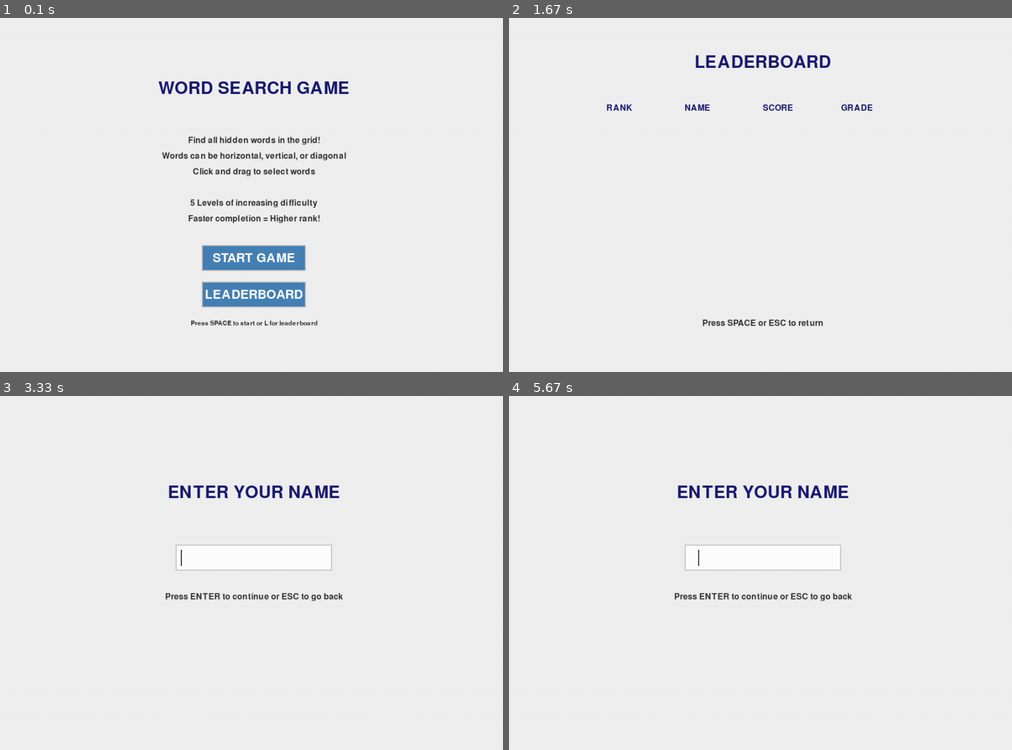
Above: before the commit, frames 1-4 (two rows, left to right).
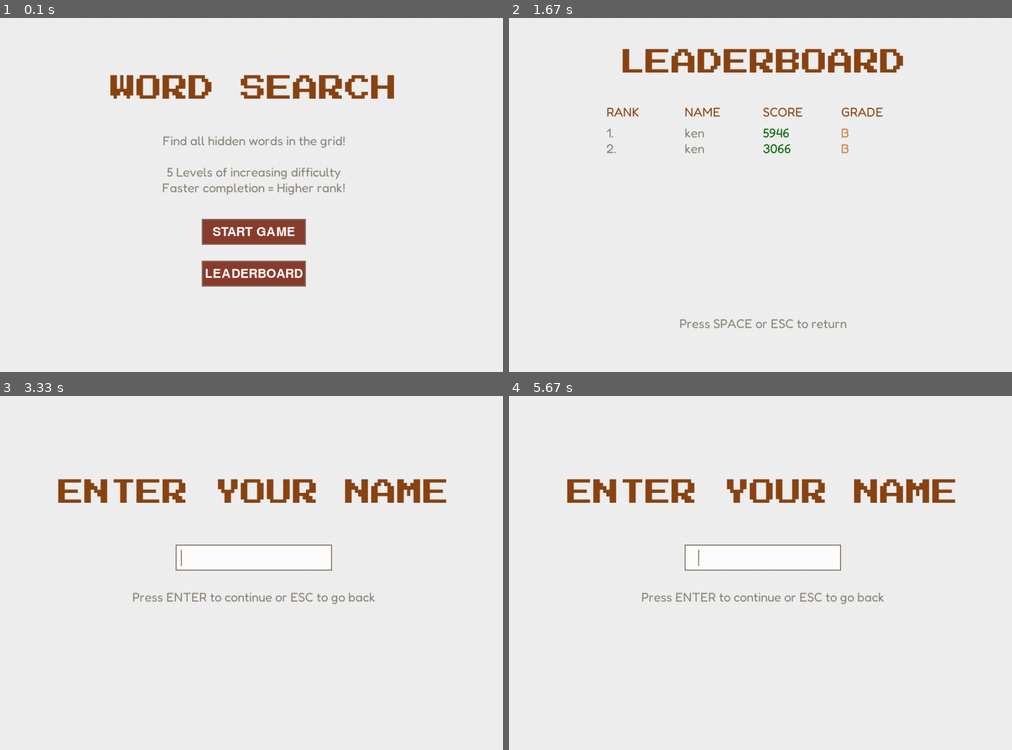
Above: after the commit, the same moments.

Repository: asilyN/WordSearchPuzzle
Game: pygame game, started from main.py
The game is run twice, just before and just after one commit, with the same random seed, the same clock (stepped at 60 frames per second) and the same inputs.
Inputs (mouse positions are in pixels of both pictures, inside the frame that each line leads up to):
- Up to frame 1 (0.1 s): no input
- Up to frame 2 (1.67 s): hold L 0.33-0.8 s; hold M 0.88-1.35 s; move the mouse to (840, 64) at 0.92 s; tap R at 1.43 s
- Up to frame 3 (3.33 s): tap Space at 2.32, 3.05 s; move the mouse to (251, 650) at 2.65 s; press the mouse at (251, 650) at 2.68 s; move the mouse to (231, 551) at 2.78 s; release the mouse at (206, 452) at 2.92 s; hold Esc from 2.98 s (still down); move the mouse to (60, 534) at 3.02 s
- Up to frame 4 (5.67 s): tap Space at 3.35, 3.6, 3.9, 5.03, 5.33, 5.58 s; release Esc at 3.45 s; hold Esc 3.53-4 s; move the mouse to (639, 696) at 3.57 s; type "ann" at 4.08 s; tap Enter at 4.42 s; move the mouse to (725, 502) at 4.63 s; click (725, 502) at 4.68 s; hold Esc 4.97-5.43 s; move the mouse to (579, 689) at 5.55 s

The runs differ from the first frame. In frame 1, 9.5% of the frame differs, in the area x 21-79%, y 16-87%; in frame 2, 3.9%; in frame 3, 3.9%; in frame 4, 3.9%.

Commit message:
UPDATED:
- Integrated background music and sound effects into the WordSearchGame class.
- Added controls for music playback (pause/unpause and restart) using keyboard inputs.
- Implemented incorrect selection feedback with sound effects and visual cues.
- Updated UI colors and fonts for improved aesthetics.

Diff:
--- a/game.py
+++ b/game.py
@@ -26,6 +26,21 @@
         self.ui = UI(screen)
         self.leaderboard = Leaderboard()
 
+        # Initialize pygame mixer for sound
+        pygame.mixer.init()
+        self.background_music = "sounds/442911__scicodedev__calm_happy_rpgtownbackground.mp3"
+        pygame.mixer.music.load(self.background_music)
+        pygame.mixer.music.set_volume(0.5)  # Set volume to 50%
+        pygame.mixer.music.play(-1)  # -1 means loop indefinitely
+
+        # Load sound effects
+        self.wrong_sound = pygame.mixer.Sound("sounds/325443__troym1__wrong.mp3")
+        self.wrong_sound.set_volume(0.7)  # Set volume to 70%
+        self.click_sound = pygame.mixer.Sound("sounds/170928__zeditez__mouse-click (mp3cut.net).wav")
+        self.click_sound.set_volume(0.5)  # Set volume to 50%
+        self.correct_sound = pygame.mixer.Sound("sounds/335908__littlerainyseasons__correct.mp3")
+        self.correct_sound.set_volume(0.7)  # Set volume to 70%
+
         # Game variables
         self.player_name = ""
         self.current_level = 1
@@ -33,7 +48,9 @@
         self.grid = None
         self.start_time = 0
         self.total_score = 0
-        self.level_scores = []
+        self.level_scores = [] # Stores individual scores for each level
+        self.level_completion_times = [] # Stores completion times for each level
+        self.current_level_completion_time_for_display = 0 # Added for pausing timer display
 
         # Selection variables
         self.selecting = False
@@ -52,6 +69,18 @@
 
     def handle_event(self, event):
         """Handle pygame events based on current game state"""
+        if event.type == pygame.KEYDOWN:
+            # Add music control with 'M' key
+            if event.key == pygame.K_m:
+                if pygame.mixer.music.get_busy():
+                    pygame.mixer.music.pause()
+                else:
+                    pygame.mixer.music.unpause()
+            # Add music restart with 'R' key
+            elif event.key == pygame.K_r:
+                pygame.mixer.music.stop()
+                pygame.mixer.music.play(-1)
+
         if self.state == GameState.START_SCREEN:
             self._handle_start_screen_event(event)
         elif self.state == GameState.NAME_INPUT:
@@ -69,24 +98,30 @@
         """Handle events on the start screen"""
         if event.type == pygame.KEYDOWN:
             if event.key == pygame.K_SPACE:
+                self.click_sound.play()
                 self.state = GameState.NAME_INPUT
             elif event.key == pygame.K_l:
+                self.click_sound.play()
                 self.state = GameState.LEADERBOARD
         elif event.type == pygame.MOUSEBUTTONDOWN:
             mouse_pos = pygame.mouse.get_pos()
             if self.ui.is_button_clicked(mouse_pos, "start"):
+                self.click_sound.play()
                 self.state = GameState.NAME_INPUT
             elif self.ui.is_button_clicked(mouse_pos, "leaderboard"):
+                self.click_sound.play()
                 self.state = GameState.LEADERBOARD
 
     def _handle_name_input_event(self, event):
         """Handle name input events"""
         if event.type == pygame.KEYDOWN:
             if event.key == pygame.K_RETURN and self.player_name.strip():
+                self.click_sound.play()
                 self._start_level(1)
             elif event.key == pygame.K_BACKSPACE:
                 self.player_name = self.player_name[:-1]
             elif event.key == pygame.K_ESCAPE:
+                self.click_sound.play()
                 self.state = GameState.START_SCREEN
             elif event.unicode.isprintable() and len(self.player_name) < 20:
                 self.player_name += event.unicode
@@ -95,12 +130,16 @@
         """Handle gameplay events"""
         if event.type == pygame.MOUSEBUTTONDOWN:
             if event.button == 1:  # Left click
+                self.click_sound.play()
                 mouse_pos = pygame.mouse.get_pos()
                 grid_pos = self.ui.screen_to_grid(mouse_pos)
-                if grid_pos:
-                    self.selecting = True
-                    self.selection_start = grid_pos
-                    self.selection_end = grid_pos
+                # Ensure clicks outside the grid are ignored
+                if grid_pos is None:
+                    return
+
+                self.selecting = True
+                self.selection_start = grid_pos
+                self.selection_end = grid_pos
 
         elif event.type == pygame.MOUSEBUTTONUP:
             if event.button == 1 and self.selecting:
@@ -115,6 +154,8 @@
 
         elif event.type == pygame.KEYDOWN:
             if event.key == pygame.K_ESCAPE:
+                self.click_sound.play()
+                self._save_current_progress_if_any() # Save progress before resetting
                 self.state = GameState.START_SCREEN
                 self._reset_game()
 
@@ -122,11 +163,14 @@
         """Handle level completion events"""
         if event.type == pygame.KEYDOWN:
             if event.key == pygame.K_SPACE:
+                self.click_sound.play()
                 if self.current_level < self.max_level:
                     self._start_level(self.current_level + 1)
                 else:
                     self._complete_game()
             elif event.key == pygame.K_ESCAPE:
+                self.click_sound.play()
+                self._save_current_progress_if_any() # Save progress before resetting
                 self.state = GameState.START_SCREEN
                 self._reset_game()
 
@@ -134,15 +178,18 @@
         """Handle game completion events"""
         if event.type == pygame.KEYDOWN:
             if event.key == pygame.K_SPACE:
+                self.click_sound.play()
                 self.state = GameState.START_SCREEN
                 self._reset_game()
             elif event.key == pygame.K_l:
+                self.click_sound.play()
                 self.state = GameState.LEADERBOARD
 
     def _handle_leaderboard_event(self, event):
         """Handle leaderboard events"""
         if event.type == pygame.KEYDOWN:
             if event.key == pygame.K_ESCAPE or event.key == pygame.K_SPACE:
+                self.click_sound.play()
                 self.state = GameState.START_SCREEN
 
     def _start_level(self, level):
@@ -164,6 +211,10 @@
         self.selection_end = None
         self.start_time = time.time()
 
+        # Ensure background music is playing
+        if not pygame.mixer.music.get_busy():
+            pygame.mixer.music.play(-1)
+
         self.state = GameState.PLAYING
 
     def _check_word_selection(self):
@@ -181,20 +232,33 @@
             return
 
         selected_word = ""
+        # Validate positions before accessing the grid
         for pos in selected_positions:
             row, col = pos
+            if not (0 <= row < self.grid.size and 0 <= col < self.grid.size):
+                return  # Ignore invalid selections
             selected_word += self.grid.grid[row][col]
 
         # Check if this word exists in the grid (forward or backward)
         if self.grid.is_word_at_positions(selected_positions):
             word = selected_word.upper()
             if word not in self.found_words:
+                self.correct_sound.play()  # Play correct sound when word is found
                 self.found_words.add(word)
                 self.grid.mark_word_found(selected_positions)
 
                 # Check if level is complete
                 if len(self.found_words) >= len(self.grid.placed_words):
                     self._complete_level()
+        else:
+            # Play wrong sound effect and mark cells red for incorrect answer
+            if self.selection_start and self.selection_end:
+                self.wrong_sound.play()
+                self.grid.mark_word_incorrect(selected_positions)
+
+        # Clear the selection after checking
+        self.selection_start = None
+        self.selection_end = None
 
     def _get_selection_path(self):
         """Get the path of positions from selection start to end"""
@@ -232,20 +296,41 @@
 
     def _complete_level(self):
         """Handle level completion"""
-        completion_time = time.time() - self.start_time
-        level_score = self._calculate_score(completion_time)
+        actual_completion_time = time.time() - self.start_time # Capture actual time
+        self.current_level_completion_time_for_display = actual_completion_time # Store for display
+
+        level_score = self._calculate_score(actual_completion_time) # Use actual time for score
         self.level_scores.append(level_score)
+        self.level_completion_times.append(actual_completion_time) # Store completion time
         self.total_score += level_score
+
+        # Leaderboard saving is now handled by _complete_game or when quitting
 
         self.state = GameState.LEVEL_COMPLETE
 
     def _complete_game(self):
         """Handle game completion"""
-        # Save score to leaderboard
-        rank = self._get_rank(sum(self.level_scores) / len(self.level_scores))
-        self.leaderboard.add_score(self.player_name, self.total_score, rank)
+        # Calculate final rank based on average completion time for all levels
+        avg_time = float('inf')
+        if self.level_completion_times:
+            avg_time = sum(self.level_completion_times) / len(self.level_completion_times)
+        rank = self._get_rank(avg_time)
+
+        # Save final score to leaderboard (leaderboard handles sorting/duplicates)
+        if self.player_name.strip():
+            self.leaderboard.add_score(self.player_name, self.total_score, rank)
 
         self.state = GameState.GAME_COMPLETE
+
+    def _save_current_progress_if_any(self):
+        """Saves the current game progress to the leaderboard if applicable."""
+        if self.player_name.strip() and self.level_completion_times:
+            # Calculate current rank based on average completion time so far
+            current_avg_time = sum(self.level_completion_times) / len(self.level_completion_times)
+            current_rank = self._get_rank(current_avg_time)
+
+            # Add current progress to leaderboard
+            self.leaderboard.add_score(self.player_name, self.total_score, current_rank)
 
     def _calculate_score(self, completion_time):
         """Calculate score based on completion time"""
@@ -254,14 +339,33 @@
         return max(int(base_score - time_penalty), 200)  # Minimum score of 200
 
     def _get_rank(self, avg_time):
-        """Get rank based on average completion time"""
-        if avg_time < 30:
+        """Get rank based on average completion time and current level"""
+        # Base time thresholds for each rank
+        base_thresholds = {
+            "S": 30,
+            "A": 60,
+            "B": 90,
+            "C": 120
+        }
+
+        # Adjust thresholds based on level (higher level = stricter time requirements)
+        level_multiplier = 1.0 - (self.current_level - 1) * 0.1  # Each level reduces time by 10%
+        level_multiplier = max(0.5, level_multiplier)  # Minimum multiplier of 0.5
+
+        # Calculate adjusted thresholds
+        adjusted_thresholds = {
+            rank: threshold * level_multiplier
+            for rank, threshold in base_thresholds.items()
+        }
+
+        # Determine rank based on adjusted thresholds
+        if avg_time < adjusted_thresholds["S"]:
             return "S"
-        elif avg_time < 60:
+        elif avg_time < adjusted_thresholds["A"]:
             return "A"
-        elif avg_time < 90:
+        elif avg_time < adjusted_thresholds["B"]:
             return "B"
-        elif avg_time < 120:
+        elif avg_time < adjusted_thresholds["C"]:
             return "C"
         else:
             return "D"
@@ -272,8 +376,13 @@
         self.current_level = 1
         self.total_score = 0
         self.level_scores = []
+        self.level_completion_times = [] # Reset completion times
         self.grid = None
         self.found_words = set()
+
+        # Restart background music
+        pygame.mixer.music.stop()
+        pygame.mixer.music.play(-1)
 
     def update(self):
         """Update game state"""
@@ -294,9 +403,9 @@
                 self.selection_end, self.current_level, current_time
             )
         elif self.state == GameState.LEVEL_COMPLETE:
-            completion_time = time.time() - self.start_time
+            # Use the stored completion time for display
             score = self.level_scores[-1] if self.level_scores else 0
-            self.ui.draw_level_complete(self.current_level, completion_time, score)
+            self.ui.draw_level_complete(self.current_level, self.current_level_completion_time_for_display, score)
         elif self.state == GameState.GAME_COMPLETE:
             avg_time = sum(self.level_scores) / len(self.level_scores) if self.level_scores else 0
             rank = self._get_rank(avg_time)
--- a/grid.py
+++ b/grid.py
@@ -3,6 +3,7 @@
 """
 
 import random
+import time
 from rabin_karp import RabinKarp
 
 class WordGrid:
@@ -14,6 +15,7 @@
         self.placed_words = []
         self.word_positions = {}  # Maps word to list of positions
         self.found_positions = set()  # Positions of found words
+        self.incorrect_positions = {}  # Maps positions to their timestamp
         self.rabin_karp = RabinKarp()
 
         # Direction vectors for word placement
@@ -222,3 +224,39 @@
     def get_word_list(self):
         """Get list of words to find"""
         return self.placed_words.copy()
+
+    def is_valid_selection(self, selected_cells):
+        """Check if the selected cells form a valid word"""
+        # Extract letters from selected cells
+        word = ''
+        for row, col in selected_cells:
+            if 0 <= row < self.size and 0 <= col < self.size:  # Ensure coordinates are within bounds
+                word += self.grid[row][col]
+            else:
+                return False  # Invalid selection if any cell is out of bounds
+
+        # Check if the word exists in the placed words
+        return word in self.placed_words
+
+    def mark_word_incorrect(self, positions):
+        """Mark positions as incorrect with current timestamp"""
+        current_time = time.time()
+        for pos in positions:
+            self.incorrect_positions[pos] = current_time
+
+    def is_position_incorrect(self, row, col):
+        """Check if a position is part of an incorrect selection and clear old ones"""
+        current_time = time.time()
+        pos = (row, col)
+
+        # Clear old incorrect positions (older than 500ms)
+        positions_to_remove = []
+        for position, timestamp in self.incorrect_positions.items():
+            if current_time - timestamp > 0.5:  # 500ms = 0.5 seconds
+                positions_to_remove.append(position)
+
+        # Remove old positions
+        for position in positions_to_remove:
+            del self.incorrect_positions[position]
+
+        return pos in self.incorrect_positions
--- /dev/null
+++ b/scores.txt
@@ -0,0 +1,14 @@
+[
+  {
+    "name": "ken",
+    "score": 5946,
+    "rank": "B",
+    "date": "2025-06-03 04:26:24"
+  },
+  {
+    "name": "ken",
+    "score": 3066,
+    "rank": "B",
+    "date": "2025-06-03 04:17:10"
+  }
+]
--- a/test_pygame.py
+++ /dev/null
@@ -1,38 +0,0 @@
-import pygame
-import sys
-
-def test_pygame():
-    """Simple test to check if pygame works"""
-    try:
-        pygame.init()
-        screen = pygame.display.set_mode((800, 600))
-        pygame.display.set_caption("Test Window")
-
-        clock = pygame.time.Clock()
-        running = True
-
-        while running:
-            for event in pygame.event.get():
-                if event.type == pygame.QUIT:
-                    running = False
-
-            screen.fill((100, 150, 200))
-
-            # Draw a simple test message
-            font = pygame.font.Font(None, 36)
-            text = font.render("Pygame Test - Press ESC to close", True, (255, 255, 255))
-            text_rect = text.get_rect(center=(400, 300))
-            screen.blit(text, text_rect)
-
-            pygame.display.flip()
-            clock.tick(60)
-
-        pygame.quit()
-        print("Pygame test completed successfully")
-
-    except Exception as e:
-        print(f"Pygame test failed: {e}")
-        sys.exit(1)
-
-if __name__ == "__main__":
-    test_pygame()
--- a/ui.py
+++ b/ui.py
@@ -13,26 +13,27 @@
 
         # Colors
         self.colors = {
-            'background': (240, 240, 240),
+            'background': (255,255,255),
             'grid_bg': (255, 255, 255),
-            'grid_border': (200, 200, 200),
-            'letter': (50, 50, 50),
-            'found_word': (144, 238, 144),
-            'selection': (173, 216, 230),
-            'button': (70, 130, 180),
+            'grid_border': (139, 125, 107, 255),
+            'letter': (139, 69, 19, 255),
+            'found_word': (205, 149, 12, 255),
+            'selection':  (255, 211, 155, 255),
+            'button': (139, 62, 47, 255),
             'button_hover': (100, 149, 237),
-            'text': (50, 50, 50),
-            'title': (25, 25, 112),
-            'score': (0, 100, 0)
+            'text': (139, 131, 120, 255),
+            'title': (139, 69, 19, 255),
+            'score': (0, 100, 0),
+            'incorrect': (255, 64, 64, 255)
         }
 
         # Fonts
         pygame.font.init()
         self.fonts = {
-            'title': pygame.font.Font(None, 48),
+            'title': pygame.font.Font('fonts/PressStart2P-Regular.ttf', 50), # Changed to use Fredoka font
             'large': pygame.font.Font(None, 36),
-            'medium': pygame.font.Font(None, 24),
-            'small': pygame.font.Font(None, 18)
+            'medium': pygame.font.Font('fonts/Fredoka-Regular.ttf', 24),
+            'small': pygame.font.Font(None, 24)
         }
 
         # Grid display settings
@@ -44,18 +45,18 @@
         self.button_width = 200
         self.button_height = 50
 
+        self.incorrect_selections = []  # Track incorrect selections with expiration times
+
     def draw_start_screen(self):
         """Draw the start screen"""
         # Title
-        title_text = self.fonts['title'].render("WORD SEARCH GAME", True, self.colors['title'])
+        title_text = self.fonts['title'].render("WORD SEARCH", True, self.colors['title'])
         title_rect = title_text.get_rect(center=(self.width // 2, 150))
         self.screen.blit(title_text, title_rect)
 
         # Instructions
         instructions = [
             "Find all hidden words in the grid!",
-            "Words can be horizontal, vertical, or diagonal",
-            "Click and drag to select words",
             "",
             "5 Levels of increasing difficulty",
             "Faster completion = Higher rank!"
@@ -69,7 +70,7 @@
         # Start button
         start_button_rect = pygame.Rect(
             self.width // 2 - self.button_width // 2,
-            450,
+            400,
             self.button_width,
             self.button_height
         )
@@ -83,7 +84,7 @@
         # Leaderboard button
         leaderboard_button_rect = pygame.Rect(
             self.width // 2 - self.button_width // 2,
-            520,
+            480,
             self.button_width,
             self.button_height
         )
@@ -94,10 +95,6 @@
         leaderboard_text_rect = leaderboard_text.get_rect(center=leaderboard_button_rect.center)
         self.screen.blit(leaderboard_text, leaderboard_text_rect)
 
-        # Controls
-        controls_text = self.fonts['small'].render("Press SPACE to start or L for leaderboard", True, self.colors['text'])
-        controls_rect = controls_text.get_rect(center=(self.width // 2, 600))
-        self.screen.blit(controls_text, controls_rect)
 
     def draw_name_input(self, name):
         """Draw the name input screen"""
@@ -157,7 +154,7 @@
         self.screen.blit(instruction_text, (20, self.height - 30))
 
     def _draw_grid(self, grid, selection_start, selection_end):
-        """Draw the word search grid"""
+        """Draw the word search grid without selection highlighting"""
         grid_size = grid.size
         total_grid_width = grid_size * self.cell_size
         total_grid_height = grid_size * self.cell_size
@@ -170,9 +167,10 @@
         self.grid_start_x = start_x
         self.grid_start_y = start_y
 
-        # Draw selection highlight
+        # Get selected cells if there's a selection
+        selected_cells = []
         if selection_start and selection_end:
-            self._draw_selection_highlight(selection_start, selection_end, start_x, start_y)
+            selected_cells = self._get_selected_cells(selection_start, selection_end)
 
         # Draw grid cells
         for row in range(grid_size):
@@ -186,6 +184,10 @@
                 # Color based on state
                 if grid.is_position_found(row, col):
                     color = self.colors['found_word']
+                elif grid.is_position_incorrect(row, col):
+                    color = self.colors['incorrect']
+                elif (row, col) in selected_cells:
+                    color = self.colors['selection']
                 else:
                     color = self.colors['grid_bg']
 
@@ -199,57 +201,40 @@
                     letter_rect = letter_text.get_rect(center=cell_rect.center)
                     self.screen.blit(letter_text, letter_rect)
 
-    def _draw_selection_highlight(self, start, end, grid_start_x, grid_start_y):
-        """Draw highlight for current selection"""
-        if not (start and end):
-            return
-
-        # Calculate path
-        start_row, start_col = start
-        end_row, end_col = end
-
-        # Highlight selection path
-        positions = self._get_selection_positions(start, end)
-        for row, col in positions:
-            x = grid_start_x + col * self.cell_size
-            y = grid_start_y + row * self.cell_size
-            cell_rect = pygame.Rect(x, y, self.cell_size, self.cell_size)
-
-            # Draw selection overlay
-            overlay = pygame.Surface((self.cell_size, self.cell_size))
-            overlay.set_alpha(100)
-            overlay.fill(self.colors['selection'])
-            self.screen.blit(overlay, (x, y))
-
-    def _get_selection_positions(self, start, end):
-        """Get all positions in the selection path"""
-        positions = []
-        start_row, start_col = start
-        end_row, end_col = end
-
-        row_diff = end_row - start_row
-        col_diff = end_col - start_col
-
-        # Calculate steps
-        steps = max(abs(row_diff), abs(col_diff))
-
-        if steps == 0:
-            return [start]
-
-        row_step = 0 if row_diff == 0 else (1 if row_diff > 0 else -1)
-        col_step = 0 if col_diff == 0 else (1 if col_diff > 0 else -1)
-
-        for i in range(steps + 1):
-            row = start_row + i * row_step
-            col = start_col + i * col_step
-            positions.append((row, col))
-
-        return positions
+    def _get_selected_cells(self, start_pos, end_pos):
+        """Calculate all cells between start and end positions for highlighting"""
+        start_row, start_col = start_pos
+        end_row, end_col = end_pos
+
+        selected_cells = []
+
+        # Determine direction of selection
+        row_step = 1 if end_row >= start_row else -1
+        col_step = 1 if end_col >= start_col else -1
+
+        # Vertical selection
+        if start_col == end_col:
+            for row in range(start_row, end_row + row_step, row_step):
+                selected_cells.append((row, start_col))
+
+        # Horizontal selection
+        elif start_row == end_row:
+            for col in range(start_col, end_col + col_step, col_step):
+                selected_cells.append((start_row, col))
+
+        # Diagonal selection (45 degrees only)
+        elif abs(end_row - start_row) == abs(end_col - start_col):
+            for i in range(abs(end_row - start_row) + 1):
+                row = start_row + i * row_step
+                col = start_col + i * col_step
+                selected_cells.append((row, col))
+
+        return selected_cells
 
     def _draw_word_list(self, word_list, found_words):
         """Draw the list of words to find"""
         # Position word list on the right side
-        start_x = self.width - 200
+        start_x = self.width - 260
         start_y = 120
 
         title_text = self.fonts['medium'].render("FIND THESE WORDS:", True, self.colors['title'])
@@ -395,7 +380,7 @@
         if button_type == "start":
             button_rect = pygame.Rect(
                 self.width // 2 - self.button_width // 2,
-                450,
+                400, # Adjusted to match draw_start_screen
                 self.button_width,
                 self.button_height
             )
@@ -404,7 +389,7 @@
         elif button_type == "leaderboard":
             button_rect = pygame.Rect(
                 self.width // 2 - self.button_width // 2,
-                520,
+                480, # Adjusted to match draw_start_screen
                 self.button_width,
                 self.button_height
             )
Binary file added: fonts/Fredoka-Regular.ttf
Binary file added: fonts/PressStart2P-Regular.ttf
Not shown, removed: .replit
Not shown, added: sounds/170928__zeditez__mouse-click (mp3cut.net).wav
Not shown, added: sounds/325443__troym1__wrong.mp3
Not shown, added: sounds/335908__littlerainyseasons__correct.mp3
Not shown, added: sounds/442911__scicodedev__calm_happy_rpgtownbackground.mp3
